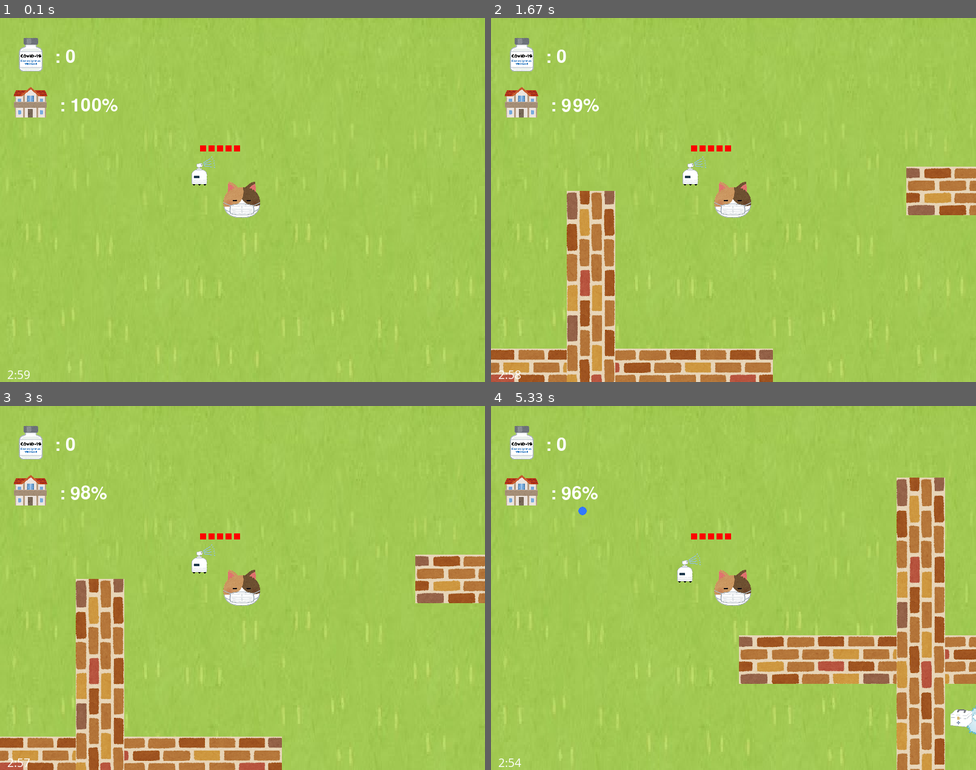
Above: before the commit, frames 1-4 (two rows, left to right).
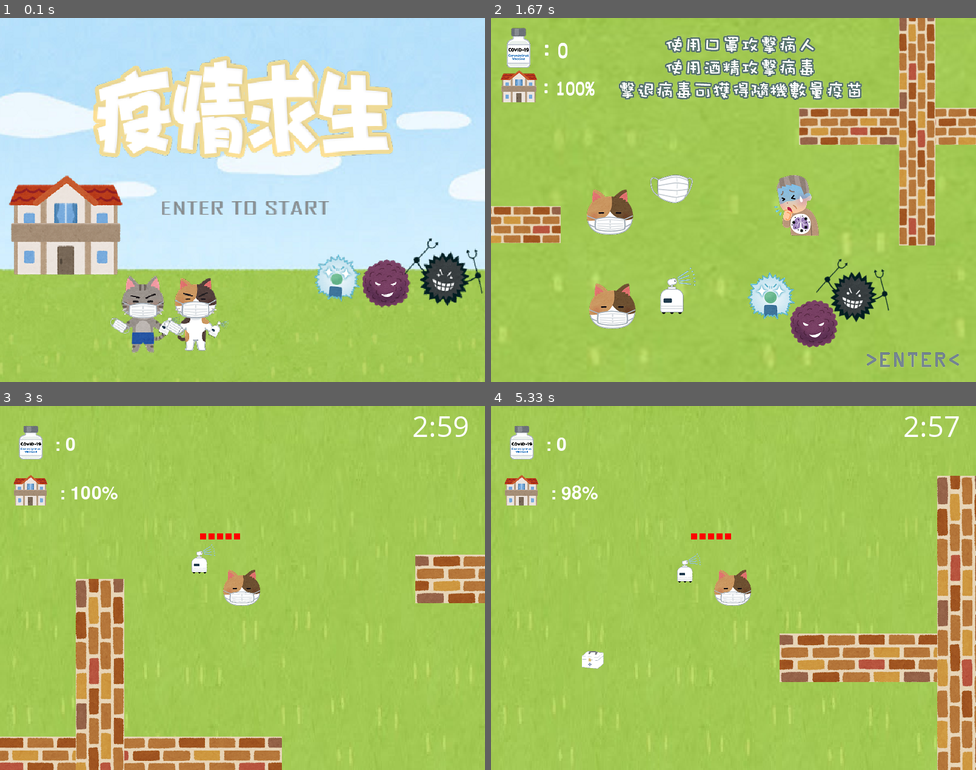
Above: after the commit, the same moments.

Repository: leo271828/PyGame_7-1_VaccineGame
Game: pygame game, started from main.py
Same seed, same stepped clock (60 frames per second), same inputs: the game is played once before the commit and once after it.
Inputs (mouse positions are in pixels of both pictures, inside the frame that each line leads up to):
- Up to frame 1 (0.1 s): no input
- Up to frame 2 (1.67 s): tap Enter at 0.33 s; tap Keypad Enter at 0.67 s
- Up to frame 3 (3 s): tap Enter at 2.07 s; tap Keypad Enter at 2.6 s
- Up to frame 4 (5.33 s): move the mouse to (917, 726) at 3.3 s; click (917, 726) at 3.35 s; hold D 3.63-4.1 s; tap F at 3.7, 4, 4.2, 4.53, 4.83, 5.03 s; click (859, 646) at 3.72 s; hold W 4.13-4.43 s; click (655, 467) at 4.22 s; hold D 4.47-4.93 s; click (859, 555) at 4.55 s; hold A from 4.97 s (still down); click (549, 507) at 5.05 s

The runs differ from the first frame. In frame 1, 75% of the frame differs, in the area x 0-100%, y 0-100%; in frame 2, 32%; in frame 3, 0.4%; in frame 4, 17%.

Commit message:
Add files via upload

Diff:
--- a/main.py
+++ b/main.py
@@ -11,10 +11,17 @@
 import monster
 import stuff
 
+screen = pygame.display.set_mode(wh)#增
 setting = [wh, bg, speed, distance, field_wh]
 #bg = setting[1]
 wh = setting[0]     # [width, height]
 background_image = pygame.transform.scale(pygame.image.load(os.path.join("images", "bg_chiheisen_green1.jpg")),(800,600)) #增
+intro_image = pygame.transform.scale(pygame.image.load(os.path.join("images", "intro.png")),(800,600)) #增加超棒的遊戲說明圖片
+intro_move = pygame.transform.scale(pygame.image.load(os.path.join("images", "intro_move.png")),(800,600))
+intro_attack = pygame.transform.scale(pygame.image.load(os.path.join("images", "intro_attack.png")),(800,600))
+intro_home = pygame.transform.scale(pygame.image.load(os.path.join("images", "intro_home.png")),(800,600))
+intro_list = [intro_home,intro_attack,intro_move,intro_image]
+
 FPS  =30
 
 class Main:
@@ -77,7 +84,7 @@
         f = pygame.font.Font('data/freesansbold.ttf', 70)
         f2 = pygame.font.Font('data/freesansbold.ttf', 50)
         text1 = f.render('Game Over', True, [255, 255, 0])
-        text2 = f2.render('Vaccine coverage: {} %' .format(self.field.house.total), True, self.player.color)
+        text2 = f2.render('Vaccine coverage: {} %' .format(self.field.house.total ), True, self.player.color)
         rect1 = text1.get_rect()
         rect2 = text2.get_rect()
         rect1.center = [wh[0] / 2, wh[1] / 2 - 150]
@@ -88,6 +95,27 @@
         pygame.display.flip()
         pygame.display.update()
 
+    def gamewin(self,screen):
+        '''結束畫面'''
+        # monster還未完成所以未加進來
+        screen.blit(background_image, (0, 0))  # 增
+        position = (self.player.x, self.player.y)
+        self.field.repaint(screen, position)
+        self.monster.repaint(screen, position)
+        self.player.repaint(screen, position)
+        self.stuff.repaint(screen, position)
+        f = pygame.font.Font('data/freesansbold.ttf', 70)
+        f2 = pygame.font.Font('data/freesansbold.ttf', 50)
+        text1 = f.render('You Win', True, [255, 255, 0])
+        text2 = f2.render('Vaccine coverage: 100 %', True, self.player.color)
+        rect1 = text1.get_rect()
+        rect2 = text2.get_rect()
+        rect1.center = [wh[0] / 2, wh[1] / 2 - 150]
+        rect2.center = [wh[0] / 2, wh[1] / 2 - 50]
+        screen.blit(text1, rect1)
+        screen.blit(text2, rect2)
+        pygame.display.flip()
+        pygame.display.update()
     def reset(self):
         # monster還未完成所以未加進來
         self.field = wall.Field(self)
@@ -99,7 +127,7 @@
 
     def begin(self):
         '''主程序'''
-        play = True     #設定遊戲狀態
+        play = 1     #設定遊戲狀態
         done = False
         timeup = False
         timelimit = 180  # sec
@@ -119,17 +147,21 @@
                     self.player.shut()
 
             # 判定存活與否，欸乾這裡幹嘛分成三個狀況? 不就死或沒死嗎?
-            if not play:
+            if play == 0:
                 self.gameover(self.screen)
-            elif self.player.blood <= 0 or timeup:
-                play = False
+            elif play == 2:
+                self.gamewin(self.screen)
+            elif self.player.blood <= 0 or timeup :
+                play = 0
+            elif self.field.house.total >= 100:
+                play = 2
             else:
                 self.update()
                 self.repaint(self.screen)
 
             # 到計時的部分
             if not timeup and self.player.blood > 0:
-                f = pygame.font.SysFont('Comic Sans MS', 20)
+                f = pygame.font.SysFont('Comic Sans MS', 50)
                 t1 = time.time()
                 clock = t1 - t0
                 if clock >= timelimit:
@@ -158,13 +190,37 @@
 
 
     # time label
-    def timer(self, f, minute, second, time_rect_size=60):
+    def timer(self, f, minute, second, time_rect_size=100):
         #w, h = setting[0]
-        pygame.draw.rect(self.screen, (0, 0, 0, 0), (0, wh[0] - f.get_height(), time_rect_size, 80))
+        pygame.draw.rect(self.screen, (0, 0, 0, 0), (0, wh[0] - f.get_height(), time_rect_size, 100))
         text_time = f.render(str(minute) + ':' + str(second), True, [255, 255, 255])
         #print(minute, second)
-        self.screen.blit(text_time, ((time_rect_size - f.get_linesize() * 1.38) / 2, wh[1] - f.get_height()))
-        pygame.display.update()
+        self.screen.blit(text_time, ((wh[0]-time_rect_size-20,0)))
+        pygame.display.update()
+
+    def intro(self):
+        i = 0
+        done = True
+        image = intro_list.pop()
+        while done:
+
+            for event in pygame.event.get():
+                if event.type == pygame.QUIT:
+                    done = False
+
+                if event.type == pygame.KEYDOWN:
+                    if event.key == pygame.K_RETURN or event.key == pygame.K_KP_ENTER:
+                        i += 1
+                        if i <= 3:
+                            image = intro_list.pop()
+                        else:
+                            self.in_intro = False
+                            done = False
+
+                screen.blit(image,(0,0))
+                pygame.display.update()
 
 root = Main()
-root.begin()
+root.intro()
+if not root.in_intro:
+    root.begin()
